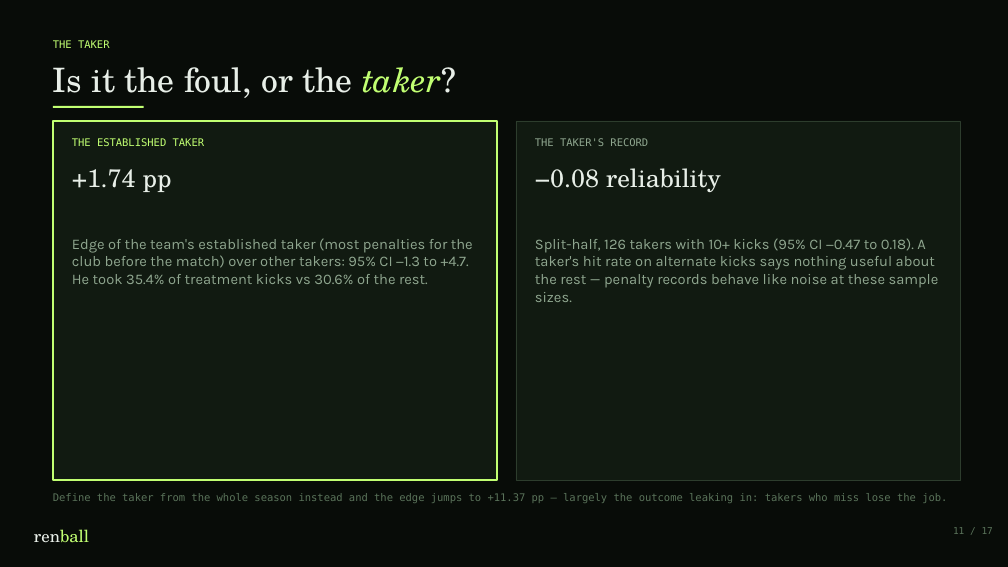
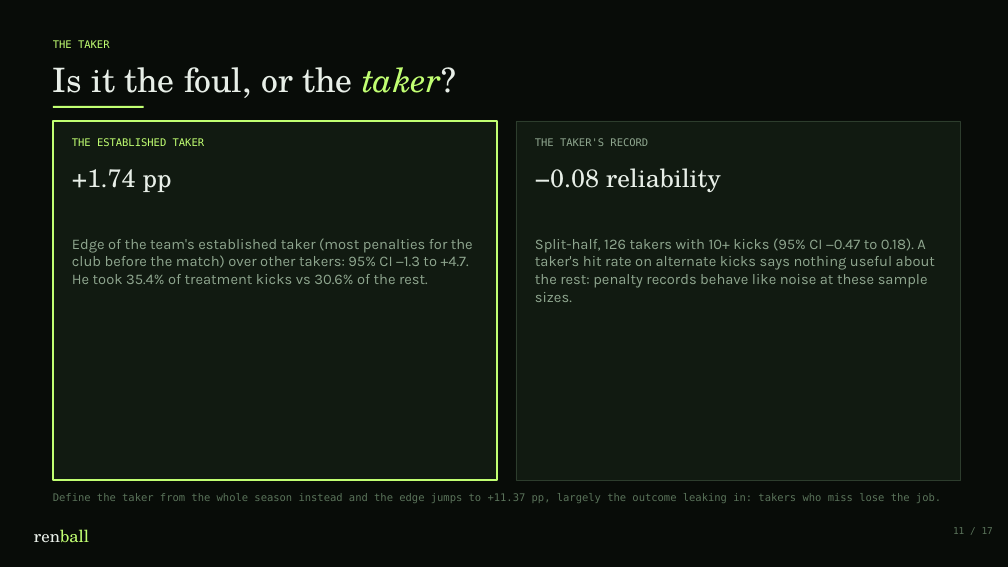
Before and after one commit to koeymenc/renball, a slide deck: slide 11 of projects/01-penalty-analysis/slides.pptx. Drawn at 1008x567 pixels with LibreOffice and Linux fonts; fonts in the diff are those of the drawing. Boxes give left, top, right and bottom in pixels: in the first picture for what was removed or moved away, otherwise in the second. Text is boxed around its words. In the diff, an @@ line names an element or a change of style, - is before the commit and + after.

```diff
--- a/projects/01-penalty-analysis/slides.pptx
+++ b/projects/01-penalty-analysis/slides.pptx
@@ text at [535, 238, 935, 302]: text changed @@
-Split-half, 126 takers with 10+ kicks (95% CI −0.47 to 0.18). A taker's hit rate on alternate kicks says nothing useful about the rest — penalty records behave like noise at these sample sizes.
+Split-half, 126 takers with 10+ kicks (95% CI −0.47 to 0.18). A taker's hit rate on alternate kicks says nothing useful about the rest: penalty records behave like noise at these sample sizes.
@@ text at [53, 493, 941, 503]: text changed @@
-Define the taker from the whole season instead and the edge jumps to +11.37 pp — largely the outcome leaking in: takers who miss lose the job.
+Define the taker from the whole season instead and the edge jumps to +11.37 pp, largely the outcome leaking in: takers who miss lose the job.
```
Also in this commit, not shown: 8 other slides changed, 11 other files.
